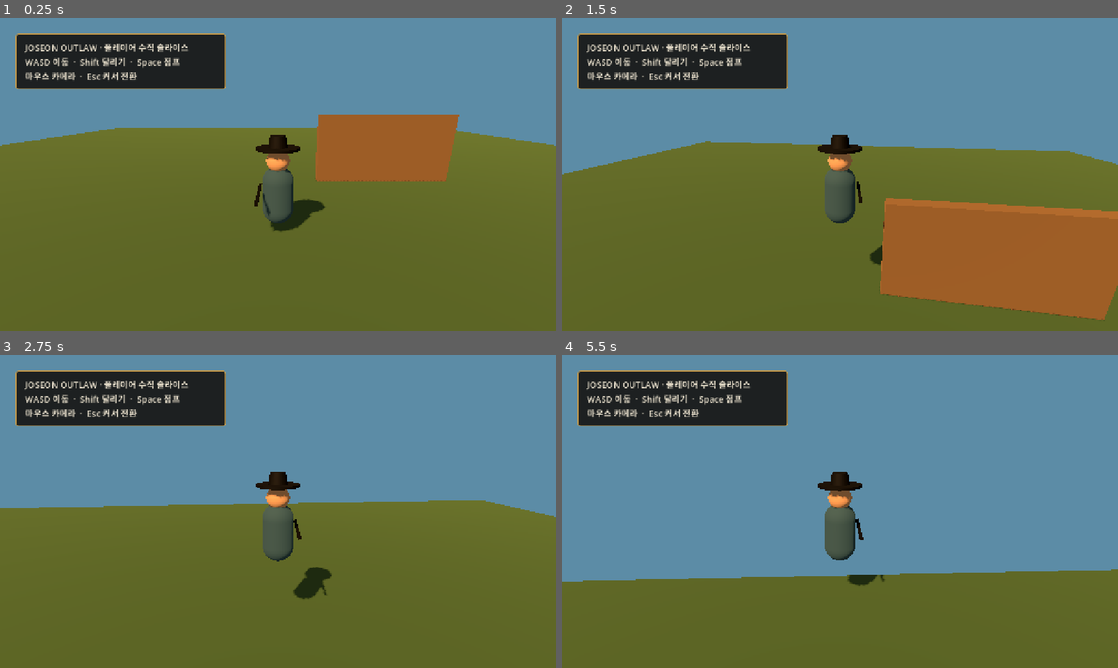
Above: before the commit, frames 1-4 (two rows, left to right).
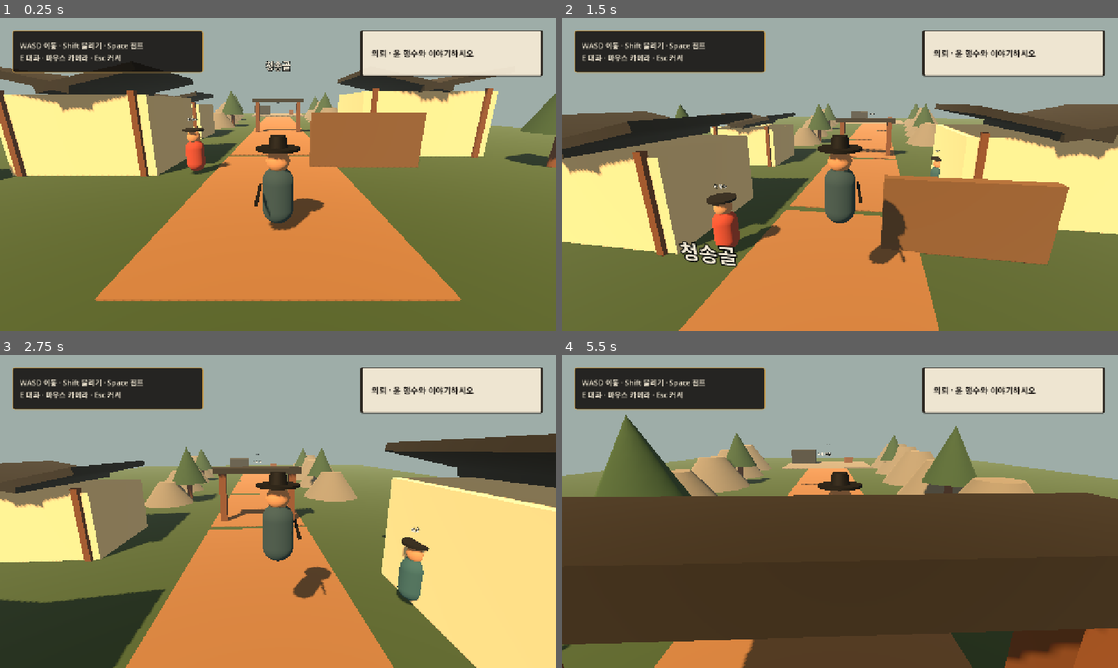
Above: after the commit, the same moments.

Repository: jngbnss/rea-playground
Game: Godot game, scene res://scenes/main.tscn
Same seed, same stepped clock (60 frames per second), same inputs: the game is played once before the commit and once after it.
Inputs (mouse positions are in pixels of both pictures, inside the frame that each line leads up to):
- Up to frame 1 (0.25 s): no input
- Up to frame 2 (1.5 s): tap Enter at 0.5 s; move the mouse to (867, 174) at 0.52 s; hold W (move_forward) from 0.53 s (still down); tap E (interact, bound only after the commit) at 0.6 s; tap Space (jump) at 0.77, 0.8, 1.07, 1.35 s; move the mouse to (812, 174) at 1.27 s
- Up to frame 3 (2.75 s): keep holding W (move_forward); tap Space (jump) at 1.52, 1.82, 2.3 s; tap E (interact, bound only after the commit) at 1.55 s; move the mouse to (289, 505) at 2.02 s; hold Shift (sprint) from 2.03 s (still down)
- Up to frame 4 (5.5 s): keep holding W (move_forward); move the mouse to (834, 517) at 2.77 s; release Shift (sprint) at 2.78 s; tap E (interact, bound only after the commit) at 2.85, 3.6, 4.55 s; tap Space (jump) at 3.02, 3.32, 3.77, 3.8, 4.07, 4.35, 4.52, 4.82, 5.3 s; move the mouse to (878, 514) at 3.52 s; move the mouse to (795, 508) at 4.27 s; move the mouse to (845, 511) at 5.02 s; hold Shift (sprint) from 5.03 s (still down)

The runs differ from the first frame. In frame 1, 60% of the frame differs, in the area x 0-100%, y 0-91%; in frame 2, 81%; in frame 3, 85%; in frame 4, 95%, in the area x 0-100%, y 0-100%.

Commit message:
feat: add open-zone quest slice

Diff:
--- a/projects/joseon-outlaw/game/project.godot
+++ b/projects/joseon-outlaw/game/project.godot
@@ -6,6 +6,9 @@
 config/name="JOSEON OUTLAW"
 run/main_scene="res://scenes/main.tscn"
 config/features=PackedStringArray("4.7", "GL Compatibility")
+
+[autoload]
+QuestManager="*res://scripts/quest_manager.gd"
 
 [display]
 window/size/viewport_width=1280
--- a/projects/joseon-outlaw/game/scenes/main.tscn
+++ b/projects/joseon-outlaw/game/scenes/main.tscn
@@ -1,7 +1,9 @@
-[gd_scene load_steps=10 format=3]
+[gd_scene load_steps=13 format=3]
 
 [ext_resource type="Script" path="res://scripts/main.gd" id="1_main"]
 [ext_resource type="PackedScene" path="res://scenes/player.tscn" id="2_player"]
+[ext_resource type="Script" path="res://scripts/world.gd" id="3_world"]
+[ext_resource type="PackedScene" path="res://scenes/npc.tscn" id="4_npc"]
 
 [sub_resource type="Environment" id="Environment_main"]
 background_mode = 1
@@ -9,16 +11,19 @@
 ambient_light_source = 3
 ambient_light_color = Color(0.72, 0.68, 0.58, 1)
 ambient_light_energy = 0.7
+fog_enabled = true
+fog_light_color = Color(0.62, 0.68, 0.66, 1)
+fog_density = 0.003
 
 [sub_resource type="PlaneMesh" id="Plane_ground"]
-size = Vector2(40, 40)
+size = Vector2(60, 140)
 
 [sub_resource type="StandardMaterial3D" id="Material_ground"]
 albedo_color = Color(0.22, 0.31, 0.18, 1)
 roughness = 1.0
 
 [sub_resource type="BoxShape3D" id="Shape_ground"]
-size = Vector3(40, 0.2, 40)
+size = Vector3(60, 0.2, 140)
 
 [sub_resource type="BoxMesh" id="Mesh_wall"]
 size = Vector3(5, 2.5, 0.4)
@@ -41,6 +46,18 @@
 corner_radius_top_right = 6
 corner_radius_bottom_right = 6
 corner_radius_bottom_left = 6
+
+[sub_resource type="StyleBoxFlat" id="Scroll_style"]
+bg_color = Color(0.945, 0.906, 0.827, 0.96)
+border_width_left = 5
+border_width_top = 2
+border_width_right = 5
+border_width_bottom = 2
+border_color = Color(0.16, 0.14, 0.12, 1)
+corner_radius_top_left = 3
+corner_radius_top_right = 3
+corner_radius_bottom_right = 3
+corner_radius_bottom_left = 3
 
 [node name="Main" type="Node3D"]
 script = ExtResource("1_main")
@@ -74,25 +91,92 @@
 [node name="Collision" type="CollisionShape3D" parent="CameraWall"]
 shape = SubResource("Shape_wall")
 
+[node name="World" type="Node3D" parent="."]
+script = ExtResource("3_world")
+
+[node name="MerchantYun" parent="World" instance=ExtResource("4_npc")]
+position = Vector3(-3.5, 0, 3)
+npc_id = "merchant_yun"
+display_name = "윤 행수"
+accent_color = Color(0.647, 0.251, 0.184, 1)
+
+[node name="InnkeeperDeoksun" parent="World" instance=ExtResource("4_npc")]
+position = Vector3(4.5, 0, -4)
+npc_id = "innkeeper_deoksun"
+display_name = "덕순 주모"
+accent_color = Color(0.18, 0.35, 0.4, 1)
+
 [node name="Player" parent="." instance=ExtResource("2_player")]
-position = Vector3(0, 0.05, 6)
+position = Vector3(0, 0.05, 8)
 
 [node name="UI" type="CanvasLayer" parent="."]
 
-[node name="Panel" type="PanelContainer" parent="UI"]
-offset_left = 36.0
-offset_top = 36.0
-offset_right = 520.0
-offset_bottom = 164.0
+[node name="HelpPanel" type="PanelContainer" parent="UI"]
+offset_left = 28.0
+offset_top = 28.0
+offset_right = 468.0
+offset_bottom = 126.0
 theme_override_styles/panel = SubResource("Panel_style")
 
-[node name="Margin" type="MarginContainer" parent="UI/Panel"]
+[node name="Margin" type="MarginContainer" parent="UI/HelpPanel"]
+theme_override_constants/margin_left = 16
+theme_override_constants/margin_top = 10
+theme_override_constants/margin_right = 16
+theme_override_constants/margin_bottom = 10
+
+[node name="Text" type="Label" parent="UI/HelpPanel/Margin"]
+text = "WASD 이동 · Shift 달리기 · Space 점프\nE 대화 · 마우스 카메라 · Esc 커서"
+theme_override_colors/font_color = Color(0.945, 0.906, 0.827, 1)
+theme_override_font_sizes/font_size = 17
+
+[node name="ObjectivePanel" type="PanelContainer" parent="UI"]
+offset_left = 830.0
+offset_top = 28.0
+offset_right = 1250.0
+offset_bottom = 134.0
+theme_override_styles/panel = SubResource("Scroll_style")
+
+[node name="Margin" type="MarginContainer" parent="UI/ObjectivePanel"]
 theme_override_constants/margin_left = 20
-theme_override_constants/margin_top = 14
+theme_override_constants/margin_top = 12
 theme_override_constants/margin_right = 20
-theme_override_constants/margin_bottom = 14
+theme_override_constants/margin_bottom = 12
 
-[node name="Text" type="Label" parent="UI/Panel/Margin"]
-text = "JOSEON OUTLAW · 플레이어 수직 슬라이스\nWASD 이동  ·  Shift 달리기  ·  Space 점프\n마우스 카메라  ·  Esc 커서 전환"
+[node name="Objective" type="Label" parent="UI/ObjectivePanel/Margin"]
+text = "의뢰 · 윤 행수와 이야기하시오"
+autowrap_mode = 2
+theme_override_colors/font_color = Color(0.118, 0.102, 0.09, 1)
+theme_override_font_sizes/font_size = 19
+
+[node name="Prompt" type="Label" parent="UI"]
+offset_left = 440.0
+offset_top = 584.0
+offset_right = 840.0
+offset_bottom = 626.0
+text = ""
+horizontal_alignment = 1
 theme_override_colors/font_color = Color(0.945, 0.906, 0.827, 1)
-theme_override_font_sizes/font_size = 20
+theme_override_colors/font_shadow_color = Color(0, 0, 0, 0.9)
+theme_override_constants/shadow_offset_x = 2
+theme_override_constants/shadow_offset_y = 2
+theme_override_font_sizes/font_size = 22
+
+[node name="Dialogue" type="PanelContainer" parent="UI"]
+visible = false
+offset_left = 190.0
+offset_top = 510.0
+offset_right = 1090.0
+offset_bottom = 688.0
+theme_override_styles/panel = SubResource("Panel_style")
+
+[node name="Margin" type="MarginContainer" parent="UI/Dialogue"]
+theme_override_constants/margin_left = 28
+theme_override_constants/margin_top = 18
+theme_override_constants/margin_right = 28
+theme_override_constants/margin_bottom = 18
+
+[node name="Text" type="Label" parent="UI/Dialogue/Margin"]
+text = "윤 행수\n대화 내용"
+autowrap_mode = 2
+theme_override_colors/font_color = Color(0.945, 0.906, 0.827, 1)
+theme_override_font_sizes/font_size = 22
--- /dev/null
+++ b/projects/joseon-outlaw/game/scenes/npc.tscn
@@ -0,0 +1,54 @@
+[gd_scene load_steps=7 format=3]
+
+[ext_resource type="Script" path="res://scripts/npc.gd" id="1_npc"]
+
+[sub_resource type="CapsuleMesh" id="Mesh_body"]
+radius = 0.38
+height = 1.35
+
+[sub_resource type="SphereMesh" id="Mesh_head"]
+radius = 0.27
+height = 0.54
+
+[sub_resource type="StandardMaterial3D" id="Material_body"]
+albedo_color = Color(0.65, 0.25, 0.18, 1)
+roughness = 0.9
+
+[sub_resource type="StandardMaterial3D" id="Material_skin"]
+albedo_color = Color(0.72, 0.53, 0.39, 1)
+roughness = 0.8
+
+[sub_resource type="CylinderMesh" id="Mesh_hat"]
+top_radius = 0.43
+bottom_radius = 0.43
+height = 0.08
+radial_segments = 16
+
+[sub_resource type="StandardMaterial3D" id="Material_hat"]
+albedo_color = Color(0.06, 0.05, 0.04, 1)
+roughness = 0.85
+
+[node name="Npc" type="Node3D"]
+script = ExtResource("1_npc")
+
+[node name="Body" type="MeshInstance3D" parent="."]
+position = Vector3(0, 0.76, 0)
+mesh = SubResource("Mesh_body")
+material_override = SubResource("Material_body")
+
+[node name="Head" type="MeshInstance3D" parent="."]
+position = Vector3(0, 1.55, 0)
+mesh = SubResource("Mesh_head")
+material_override = SubResource("Material_skin")
+
+[node name="Hat" type="MeshInstance3D" parent="."]
+position = Vector3(0, 1.84, 0)
+mesh = SubResource("Mesh_hat")
+material_override = SubResource("Material_hat")
+
+[node name="NameLabel" type="Label3D" parent="."]
+position = Vector3(0, 2.25, 0)
+text = "NPC"
+font_size = 28
+outline_size = 6
+modulate = Color(0.945, 0.906, 0.827, 1)
--- a/projects/joseon-outlaw/game/scripts/main.gd
+++ b/projects/joseon-outlaw/game/scripts/main.gd
@@ -1,12 +1,23 @@
 extends Node3D
 
-const IMPLEMENTED_PHASE := 2
+const IMPLEMENTED_PHASE := 3
+const INTERACTION_RANGE := 3.0
+
+@onready var player: CharacterBody3D = $Player
+@onready var objective_label: Label = $UI/ObjectivePanel/Margin/Objective
+@onready var prompt_label: Label = $UI/Prompt
+@onready var dialogue_panel: PanelContainer = $UI/Dialogue
+@onready var dialogue_text: Label = $UI/Dialogue/Margin/Text
 
 var _smoke_phase := 0
 var _screenshot_path := ""
+var _nearby_npc: Node3D
 
 
 func _ready() -> void:
+    QuestManager.reset()
+    QuestManager.state_changed.connect(_on_quest_state_changed)
+    _update_objective()
     print("JOSEON_OUTLAW_READY phase=%d" % IMPLEMENTED_PHASE)
     for argument in OS.get_cmdline_user_args():
         if argument.begins_with("--smoke-phase="):
@@ -15,6 +26,46 @@
             _screenshot_path = argument.trim_prefix("--screenshot=")
     if _smoke_phase > 0:
         call_deferred("_finish_smoke")
+
+
+func _process(_delta: float) -> void:
+    if _smoke_phase > 0:
+        return
+    _nearby_npc = _find_nearest_npc()
+    prompt_label.text = _nearby_npc.call("prompt") if _nearby_npc != null else ""
+    if Input.is_action_just_pressed("interact"):
+        if dialogue_panel.visible:
+            dialogue_panel.hide()
+        elif _nearby_npc != null:
+            _show_dialogue(_nearby_npc.call("interact"))
+
+
+func _find_nearest_npc() -> Node3D:
+    var nearest: Node3D
+    var nearest_distance := INTERACTION_RANGE
+    for candidate in get_tree().get_nodes_in_group("interactable"):
+        var npc := candidate as Node3D
+        if npc == null:
+            continue
+        var distance := player.global_position.distance_to(npc.global_position)
+        if distance < nearest_distance:
+            nearest = npc
+            nearest_distance = distance
+    return nearest
+
+
+func _show_dialogue(line: Dictionary) -> void:
+    dialogue_text.text = "%s\n%s" % [line.get("speaker", ""), line.get("text", "")]
+    dialogue_panel.show()
+    _update_objective()
+
+
+func _on_quest_state_changed(_previous: String, _current: String) -> void:
+    _update_objective()
+
+
+func _update_objective() -> void:
+    objective_label.text = "의뢰 · %s" % QuestManager.objective()
 
 
 func _finish_smoke() -> void:
@@ -28,46 +79,10 @@
     if camera == null or not camera.current or ground == null:
         _fail_smoke("Base scene prerequisites are missing")
         return
-
-    if _smoke_phase >= 2:
-        var player := get_node_or_null("Player") as CharacterBody3D
-        if player == null or not player.has_method("set_test_input"):
-            _fail_smoke("PlayerController is missing or invalid")
-            return
-        var start := player.global_position
-        player.call("set_test_input", Vector2(0, -1), true)
-        for frame in 45:
-            await get_tree().physics_frame
-        player.call("clear_test_input")
-        var horizontal_distance := Vector2(start.x, start.z).distance_to(Vector2(player.global_position.x, player.global_position.z))
-        var movement_state: String = player.get("movement_state")
-        if horizontal_distance < 2.0 or movement_state != "run":
-            _fail_smoke("Player did not run: distance=%.2f state=%s" % [horizontal_distance, movement_state])
-            return
-        player.call("set_test_input", Vector2.ZERO, false, true)
-        for frame in 3:
-            await get_tree().physics_frame
-        if player.velocity.y <= 0.0:
-            _fail_smoke("Player did not jump")
-            return
-        var measured_jump_velocity := player.velocity.y
-        var spring_arm := player.get_node_or_null("CameraRig/Pitch/SpringArm3D") as SpringArm3D
-        if spring_arm == null:
-            _fail_smoke("SpringArm3D camera collision is missing")
-            return
-        player.global_position = Vector3(4, 0.05, 0)
-        player.velocity = Vector3.ZERO
-        for frame in 3:
-            await get_tree().physics_frame
-        var hit_length := spring_arm.get_hit_length()
-        if hit_length >= spring_arm.spring_length - 0.1:
-            _fail_smoke("Camera wall collision did not shorten the spring arm: %.2f" % hit_length)
-            return
-        player.global_position = Vector3(0, 0.05, 3)
-        player.velocity = Vector3.ZERO
-        print("CAMERA_SMOKE hit_length=%.2f spring_length=%.2f" % [hit_length, spring_arm.spring_length])
-        print("PLAYER_SMOKE distance=%.2f jump_velocity=%.2f camera=%s" % [horizontal_distance, measured_jump_velocity, camera.get_path()])
-
+    if _smoke_phase >= 2 and not await _smoke_player(camera):
+        return
+    if _smoke_phase >= 3 and not _smoke_quest():
+        return
     if not _screenshot_path.is_empty():
         await get_tree().process_frame
         await get_tree().process_frame
@@ -80,6 +95,74 @@
     get_tree().quit(0)
 
 
+func _smoke_player(camera: Camera3D) -> bool:
+    if player == null or not player.has_method("set_test_input"):
+        _fail_smoke("PlayerController is missing or invalid")
+        return false
+    var start := player.global_position
+    player.call("set_test_input", Vector2(0, -1), true)
+    for frame in 45:
+        await get_tree().physics_frame
+    player.call("clear_test_input")
+    var horizontal_distance := Vector2(start.x, start.z).distance_to(Vector2(player.global_position.x, player.global_position.z))
+    var movement_state: String = player.get("movement_state")
+    if horizontal_distance < 2.0 or movement_state != "run":
+        _fail_smoke("Player did not run: distance=%.2f state=%s" % [horizontal_distance, movement_state])
+        return false
+    player.call("set_test_input", Vector2.ZERO, false, true)
+    for frame in 3:
+        await get_tree().physics_frame
+    if player.velocity.y <= 0.0:
+        _fail_smoke("Player did not jump")
+        return false
+    var measured_jump_velocity := player.velocity.y
+    var spring_arm := player.get_node_or_null("CameraRig/Pitch/SpringArm3D") as SpringArm3D
+    if spring_arm == null:
+        _fail_smoke("SpringArm3D camera collision is missing")
+        return false
+    player.global_position = Vector3(4, 0.05, 0)
+    player.velocity = Vector3.ZERO
+    for frame in 3:
+        await get_tree().physics_frame
+    var hit_length := spring_arm.get_hit_length()
+    if hit_length >= spring_arm.spring_length - 0.1:
+        _fail_smoke("Camera wall collision did not shorten the spring arm: %.2f" % hit_length)
+        return false
+    player.global_position = Vector3(0, 0.05, 7)
+    player.velocity = Vector3.ZERO
+    print("CAMERA_SMOKE hit_length=%.2f spring_length=%.2f" % [hit_length, spring_arm.spring_length])
+    print("PLAYER_SMOKE distance=%.2f jump_velocity=%.2f camera=%s" % [horizontal_distance, measured_jump_velocity, camera.get_path()])
+    return true
+
+
+func _smoke_quest() -> bool:
+    var merchant := get_node_or_null("World/MerchantYun")
+    var innkeeper := get_node_or_null("World/InnkeeperDeoksun")
+    if merchant == null or innkeeper == null or get_tree().get_nodes_in_group("interactable").size() != 2:
+        _fail_smoke("Village NPCs are missing")
+        return false
+    if get_node_or_null("World/Path00") == null or get_node_or_null("World/CampPlatform") == null:
+        _fail_smoke("Open-zone landmarks are missing")
+        return false
+    QuestManager.reset()
+    var first_line: Dictionary = merchant.call("interact")
+    _show_dialogue(first_line)
+    if QuestManager.state != QuestManager.ACCEPTED or "북쪽" not in QuestManager.objective():
+        _fail_smoke("Merchant interaction did not accept the quest")
+        return false
+    if QuestManager.complete_quest():
+        _fail_smoke("Quest allowed an invalid transition")
+        return false
+    if not QuestManager.recover_ledger() or not QuestManager.complete_quest() or QuestManager.reward_nyang != 50:
+        _fail_smoke("Quest state sequence failed")
+        return false
+    QuestManager.reset()
+    first_line = merchant.call("interact")
+    _show_dialogue(first_line)
+    print("QUEST_SMOKE npcs=2 state=%s objective=%s invalid_transition=blocked" % [QuestManager.state, QuestManager.objective()])
+    return true
+
+
 func _fail_smoke(message: String) -> void:
     print("SMOKE_FAIL phase=%d reason=%s" % [_smoke_phase, message])
     push_error(message)
--- /dev/null
+++ b/projects/joseon-outlaw/game/scripts/npc.gd
@@ -0,0 +1,44 @@
+class_name VillageNpc
+extends Node3D
+
+@export var npc_id := "merchant_yun"
+@export var display_name := "윤 행수"
+@export var accent_color := Color("a5402f")
+
+@onready var name_label: Label3D = $NameLabel
+@onready var body: MeshInstance3D = $Body
+
+
+func _ready() -> void:
+    add_to_group("interactable")
+    name_label.text = display_name
+    var material := body.material_override.duplicate() as StandardMaterial3D
+    material.albedo_color = accent_color
+    body.material_override = material
+
+
+func prompt() -> String:
+    return "E  %s와 대화" % display_name
+
+
+func interact() -> Dictionary:
+    if npc_id == "merchant_yun":
+        match QuestManager.state:
+            QuestManager.NOT_STARTED:
+                QuestManager.accept_quest()
+                return {"speaker": display_name, "text": "북쪽 고갯길 도적에게 장부를 빼앗겼소. 되찾아 주겠소?"}
+            QuestManager.ACCEPTED:
+                return {"speaker": display_name, "text": "산길 끝 모닥불 근처를 살펴보시오."}
+            QuestManager.ITEM_RECOVERED:
+                return {"speaker": display_name, "text": "장부를 찾았구려! 이제 안심이오."}
+            QuestManager.COMPLETED:
+                return {"speaker": display_name, "text": "큰 은혜를 입었소. 쉰 냥을 잘 쓰시오."}
+    match QuestManager.state:
+        QuestManager.NOT_STARTED:
+            return {"speaker": display_name, "text": "윤 행수가 근심이 깊어 보이더구나."}
+        QuestManager.ACCEPTED:
+            return {"speaker": display_name, "text": "고갯길 도적은 둘이란다. 조심해라."}
+        QuestManager.ITEM_RECOVERED:
+            return {"speaker": display_name, "text": "무사히 돌아왔구나. 윤 행수에게 가 보렴."}
+        _:
+            return {"speaker": display_name, "text": "오늘 밤은 주막에서 쉬어 가거라."}
--- a/projects/joseon-outlaw/game/scripts/player.gd
+++ b/projects/joseon-outlaw/game/scripts/player.gd
@@ -103,6 +103,7 @@
         &"move_back": KEY_S,
         &"sprint": KEY_SHIFT,
         &"jump": KEY_SPACE,
+        &"interact": KEY_E,
         &"toggle_mouse": KEY_ESCAPE,
     }
     for action: StringName in actions:
--- /dev/null
+++ b/projects/joseon-outlaw/game/scripts/quest_manager.gd
@@ -0,0 +1,59 @@
+extends Node
+
+signal state_changed(previous: String, current: String)
+signal reward_changed(total: int)
+
+const NOT_STARTED := "not_started"
+const ACCEPTED := "accepted"
+const ITEM_RECOVERED := "item_recovered"
+const COMPLETED := "completed"
+
+var state := NOT_STARTED
+var reward_nyang := 0
+
+
+func reset() -> void:
+    var previous := state
+    state = NOT_STARTED
+    reward_nyang = 0
+    state_changed.emit(previous, state)
+    reward_changed.emit(reward_nyang)
+
+
+func accept_quest() -> bool:
+    return _transition(NOT_STARTED, ACCEPTED)
+
+
+func recover_ledger() -> bool:
+    return _transition(ACCEPTED, ITEM_RECOVERED)
+
+
+func complete_quest() -> bool:
+    if not _transition(ITEM_RECOVERED, COMPLETED):
+        return false
+    reward_nyang += 50
+    reward_changed.emit(reward_nyang)
+    return true
+
+
+func objective() -> String:
+    match state:
+        NOT_STARTED:
+            return "윤 행수와 이야기하시오"
+        ACCEPTED:
+            return "북쪽 산길에서 장부를 찾으시오"
+        ITEM_RECOVERED:
+            return "윤 행수에게 장부를 돌려주시오"
+        COMPLETED:
+            return "의뢰 완료 · 보상 50냥"
+        _:
+            return ""
+
+
+func _transition(expected: String, next: String) -> bool:
+    if state != expected:
+        return false
+    var previous := state
+    state = next
+    state_changed.emit(previous, state)
+    return true
--- /dev/null
+++ b/projects/joseon-outlaw/game/scripts/world.gd
@@ -0,0 +1,128 @@
+class_name JoseonWorld
+extends Node3D
+
+var _wood := _material(Color("6d4326"))
+var _plaster := _material(Color("d8c9a6"))
+var _roof := _material(Color("292724"))
+var _path := _material(Color("8a6541"))
+var _pine := _material(Color("304c2d"))
+var _stone := _material(Color("77746b"))
+
+
+func _ready() -> void:
+    _build_path()
+    _build_village()
+    _build_mountain_pass()
+    _build_camp()
+
+
+func _build_path() -> void:
+    for index in 6:
+        _box("Path%02d" % index, Vector3(0, 0.025, 5 - index * 11), Vector3(5.5, 0.05, 10.5), _path, false)
+
+
+func _build_village() -> void:
+    _hanok(Vector3(-8, 0, 1), Vector3(6, 3.2, 5), "윤 행수의 집")
+    _hanok(Vector3(8, 0, -3), Vector3(7, 3.5, 5.5), "덕순 주막")
+    _hanok(Vector3(-9, 0, -10), Vector3(5, 2.8, 4.5), "창고")
+    _gate(Vector3(0, 0, -13))
+    _marker(Vector3(0, 3.6, 8), "청송골")
+    for position in [Vector3(-13, 0, 5), Vector3(13, 0, 2), Vector3(-14, 0, -8)]:
+        _tree(position)
+
+
+func _build_mountain_pass() -> void:
+    for index in 5:
+        var z := -19.0 - index * 7.0
+        _rock(Vector3(-7.5 - index, 0, z), 2.0 + index * 0.4)
+        _rock(Vector3(7.0 + index * 0.8, 0, z - 2), 2.6 + index * 0.3)
+    for position in [Vector3(-6, 0, -20), Vector3(7, 0, -25), Vector3(-8, 0, -35), Vector3(8, 0, -42)]:
+        _tree(position)
+    _marker(Vector3(0, 3.0, -28), "북쪽 고갯길")
+
+
+func _build_camp() -> void:
+    _box("CampPlatform", Vector3(0, 0.08, -53), Vector3(13, 0.16, 12), _stone, false)
+    _box("Tent", Vector3(-4, 1.2, -55), Vector3(4, 2.4, 3), _roof, true)
+    _box("LedgerChest", Vector3(3.6, 0.6, -55), Vector3(1.3, 1.2, 0.9), _wood, true)
+    _marker(Vector3(0, 3.2, -59), "도적 소굴")
+
+
+func _hanok(position: Vector3, size: Vector3, title: String) -> void:
+    var root := Node3D.new()
+    root.name = title
+    root.position = position
+    add_child(root)
+    _box_child(root, "Walls", Vector3(0, size.y * 0.5, 0), size, _plaster, true)
+    for x in [-size.x * 0.42, size.x * 0.42]:
+        _box_child(root, "Pillar", Vector3(x, size.y * 0.5, size.z * 0.51), Vector3(0.24, size.y + 0.35, 0.24), _wood, false)
+    _box_child(root, "RoofLeft", Vector3(-size.x * 0.2, size.y + 0.55, 0), Vector3(size.x * 0.62, 0.28, size.z + 1.2), _roof, false, Vector3(0, 0, -12))
+    _box_child(root, "RoofRight", Vector3(size.x * 0.2, size.y + 0.55, 0), Vector3(size.x * 0.62, 0.28, size.z + 1.2), _roof, false, Vector3(0, 0, 12))
+
+
+func _gate(position: Vector3) -> void:
+    _box("GateLeft", position + Vector3(-2.1, 1.5, 0), Vector3(0.4, 3, 0.5), _wood, true)
+    _box("GateRight", position + Vector3(2.1, 1.5, 0), Vector3(0.4, 3, 0.5), _wood, true)
+    _box("GateRoof", position + Vector3(0, 3.2, 0), Vector3(5.2, 0.35, 1.2), _roof, false)
+
+
+func _tree(position: Vector3) -> void:
+    _cylinder(position + Vector3(0, 1.2, 0), 0.22, 2.4, _wood)
+    _cylinder(position + Vector3(0, 3.1, 0), 1.5, 3.0, _pine, 0.0)
+
+
+func _rock(position: Vector3, scale_value: float) -> void:
+    _cylinder(position + Vector3(0, scale_value * 0.45, 0), scale_value, scale_value * 0.9, _stone, scale_value * 0.35)
+
+
+func _marker(position: Vector3, text: String) -> void:
+    var label := Label3D.new()
+    label.position = position
+    label.text = text
+    label.font_size = 36
+    label.outline_size = 8
+    label.modulate = Color("f1e7d3")
+    add_child(label)
+
+
+func _box(name_value: String, position: Vector3, size: Vector3, material: StandardMaterial3D, collision: bool, rotation := Vector3.ZERO) -> void:
+    var root := Node3D.new()
+    root.name = name_value
+    root.position = position
+    root.rotation_degrees = rotation
+    add_child(root)
+    _box_child(root, "Mesh", Vector3.ZERO, size, material, collision)
+
+
+func _box_child(parent: Node3D, name_value: String, position: Vector3, size: Vector3, material: StandardMaterial3D, collision: bool, rotation := Vector3.ZERO) -> void:
+    var mesh_instance := MeshInstance3D.new()
+    mesh_instance.name = name_value
+    mesh_instance.position = position
+    mesh_instance.rotation_degrees = rotation
+    var mesh := BoxMesh.new()
+    mesh.size = size
+    mesh_instance.mesh = mesh
+    mesh_instance.material_override = material
+    parent.add_child(mesh_instance)
+    if collision:
+        mesh_instance.create_trimesh_collision()
+
+
+func _cylinder(position: Vector3, radius: float, height: float, material: StandardMaterial3D, top_radius := -1.0) -> void:
+    var mesh_instance := MeshInstance3D.new()
+    mesh_instance.position = position
+    var mesh := CylinderMesh.new()
+    mesh.bottom_radius = radius
+    mesh.top_radius = radius if top_radius < 0.0 else top_radius
+    mesh.height = height
+    mesh.radial_segments = 12
+    mesh_instance.mesh = mesh
+    mesh_instance.material_override = material
+    add_child(mesh_instance)
+
+
+static func _material(color: Color) -> StandardMaterial3D:
+    var material := StandardMaterial3D.new()
+    material.albedo_color = color
+    material.roughness = 0.92
+    return material
Not shown, added: projects/joseon-outlaw/game/scripts/npc.gd.uid
Not shown, added: projects/joseon-outlaw/game/scripts/quest_manager.gd.uid
Not shown, added: projects/joseon-outlaw/game/scripts/world.gd.uid
Not shown, added: projects/joseon-outlaw/docs/evidence/game/phase3.png
Not shown, changed: projects/joseon-outlaw/docs/implementation-checklist.md
Not shown, changed: projects/joseon-outlaw/docs/implementation-errors.md
